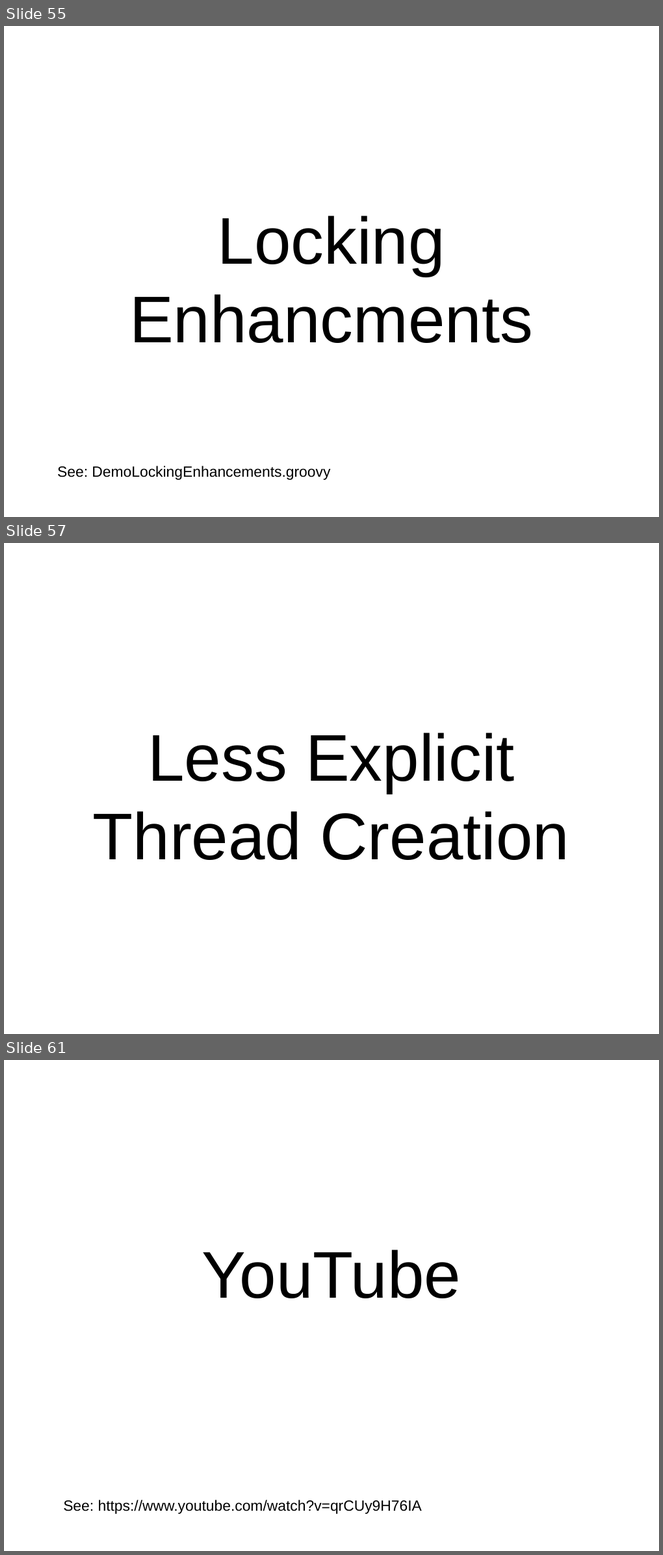
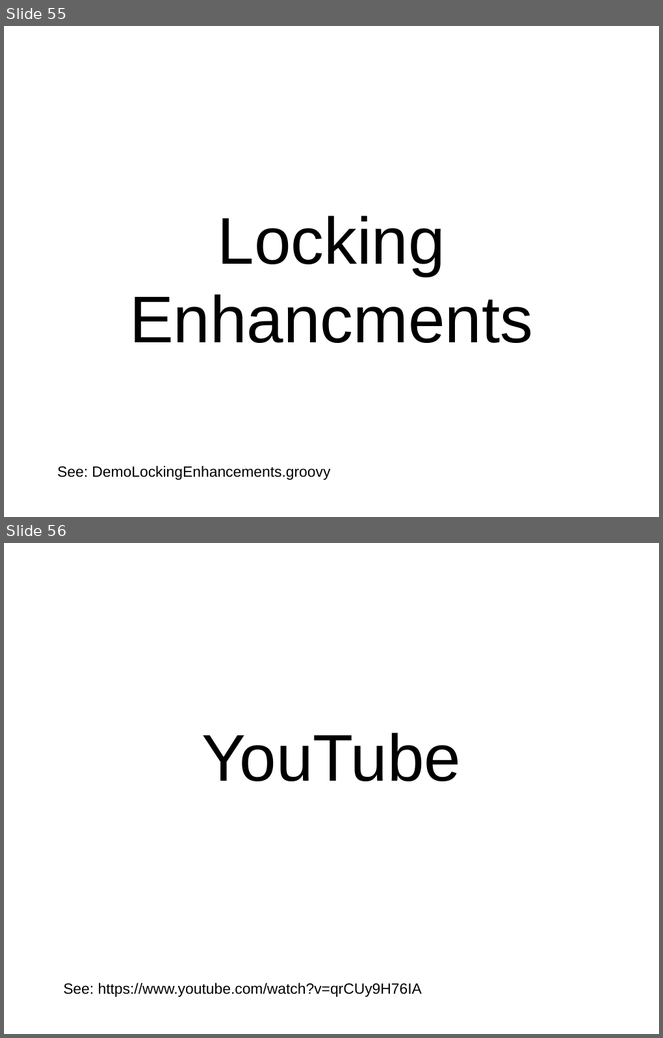
Before and after one commit to dwclark/GroovyThreading, a slide deck: presentation/groovy.odp. Shown one above the other, each under a label of ours: slides 55, 57 and 61 before the commit, slides 55 and 56 after it; the slides between them are not shown. The pictures are 663x1555 and 663x1038 pixels, drawn with LibreOffice and Linux fonts; fonts in the diff are those of the drawing. Boxes give left, top, right and bottom in pixels: in the first picture for what was removed or moved away, otherwise in the second. Text is boxed around its words. In the diff, an @@ line names an element or a change of style, - is before the commit and + after.

```diff
--- a/presentation/groovy.odp
+++ b/presentation/groovy.odp
@@ slide 57 removed at (x1=4, y1=543, x2=659, y2=1034), background #FFFFFF @@
@@ text removed at (x1=93, y1=733, x2=570, y2=860) @@
-Less Explicit Thread Creation
@@ what was slide 61 is now slide 56 @@
```
Also in this commit, not shown: 4 other slides removed, 1 other file.
